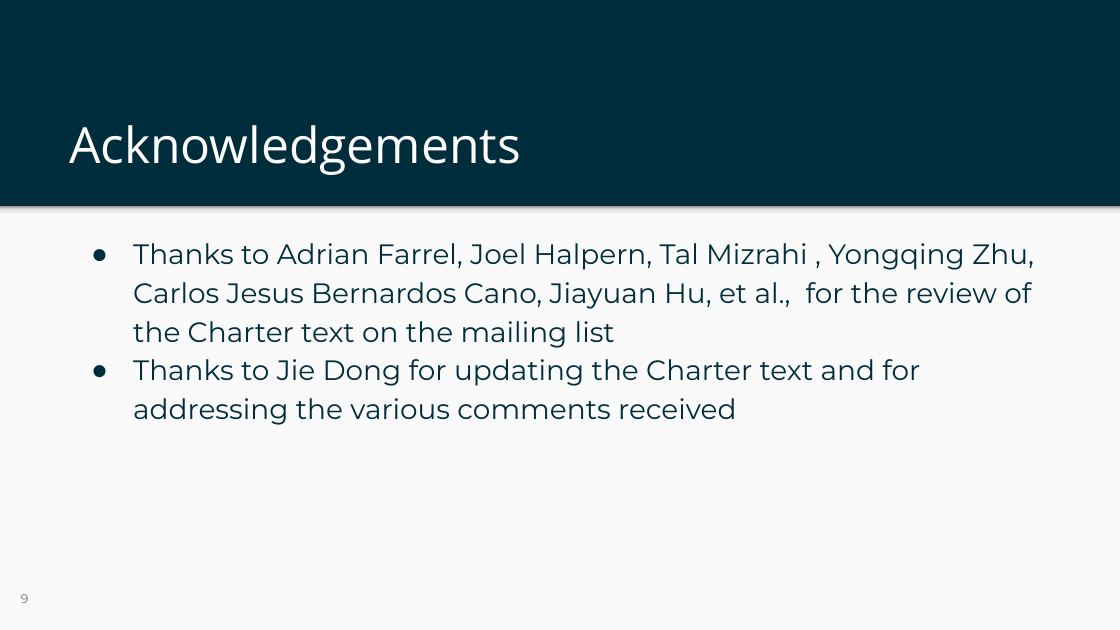
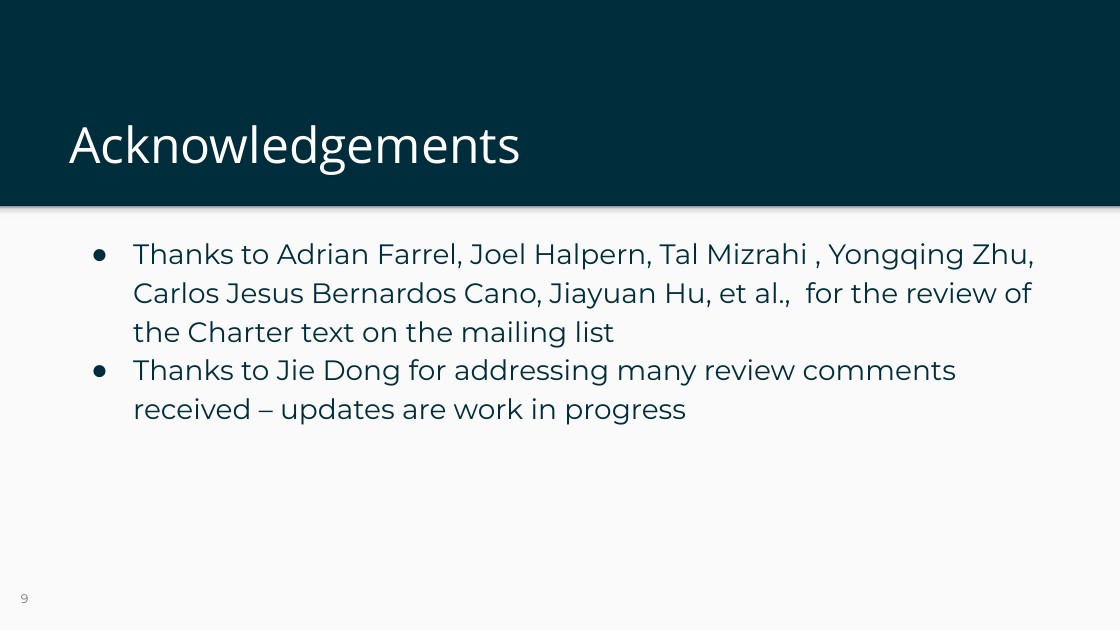
Before and after one commit to Yingzhen-ietf/FANN-charter, a slide deck: slide 9 of ietf-125-fann-slides-v0.pptx. Drawn at 1120x630 pixels with LibreOffice and Linux fonts; fonts in the diff are those of the drawing; background and template pictures are left out. Boxes give left, top, right and bottom in pixels: in the first picture for what was removed or moved away, otherwise in the second. Text is boxed around its words. In the diff, an @@ line names an element or a change of style, - is before the commit and + after.

Commit message:
Add files via upload
Minor nits

```diff
--- a/ietf-125-fann-slides-v0.pptx
+++ b/ietf-125-fann-slides-v0.pptx
@@ text at (133, 359, 956, 425): text changed @@
-● Thanks to Jie Dong for updating the Charter text and for addressing the various comments received
+● Thanks to Jie Dong for addressing many review comments received – updates are work in progress
```
